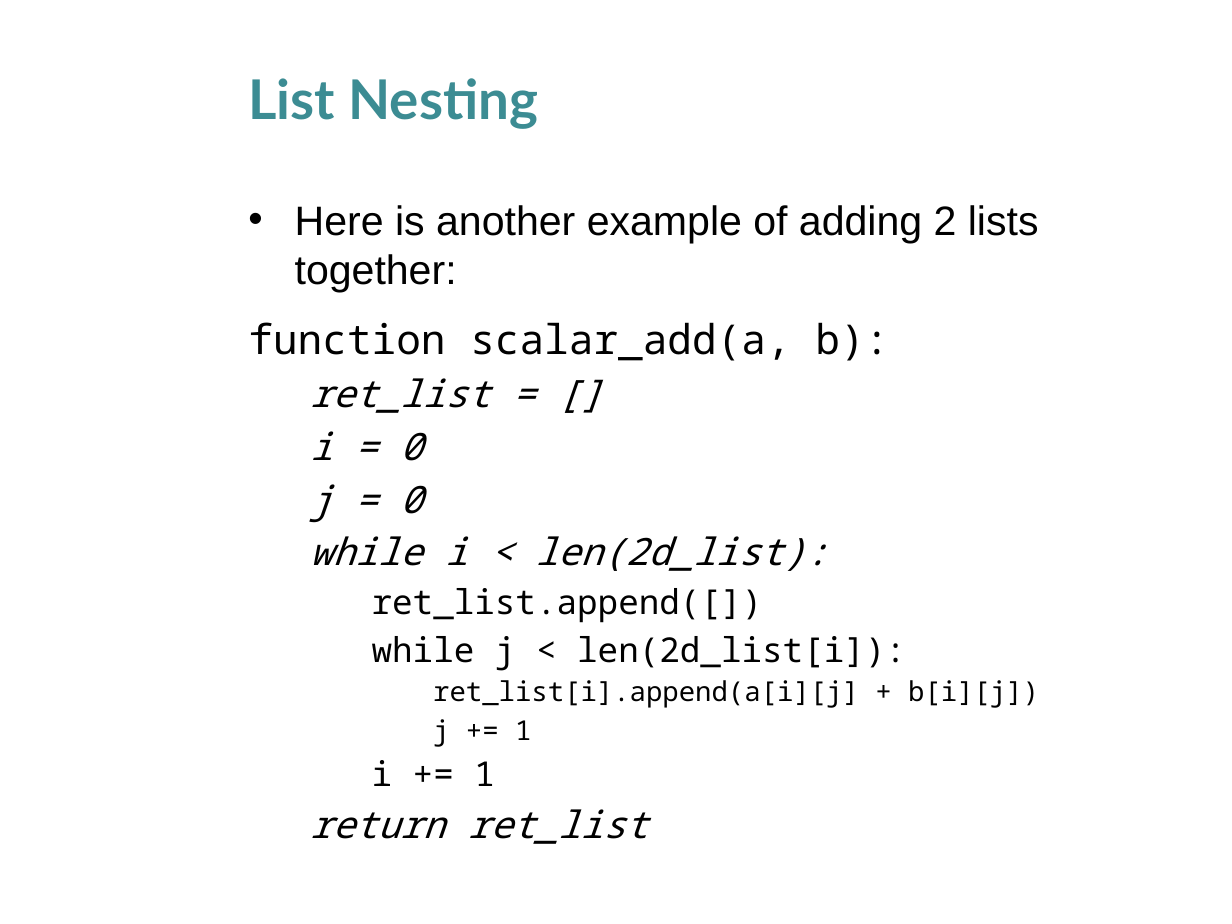
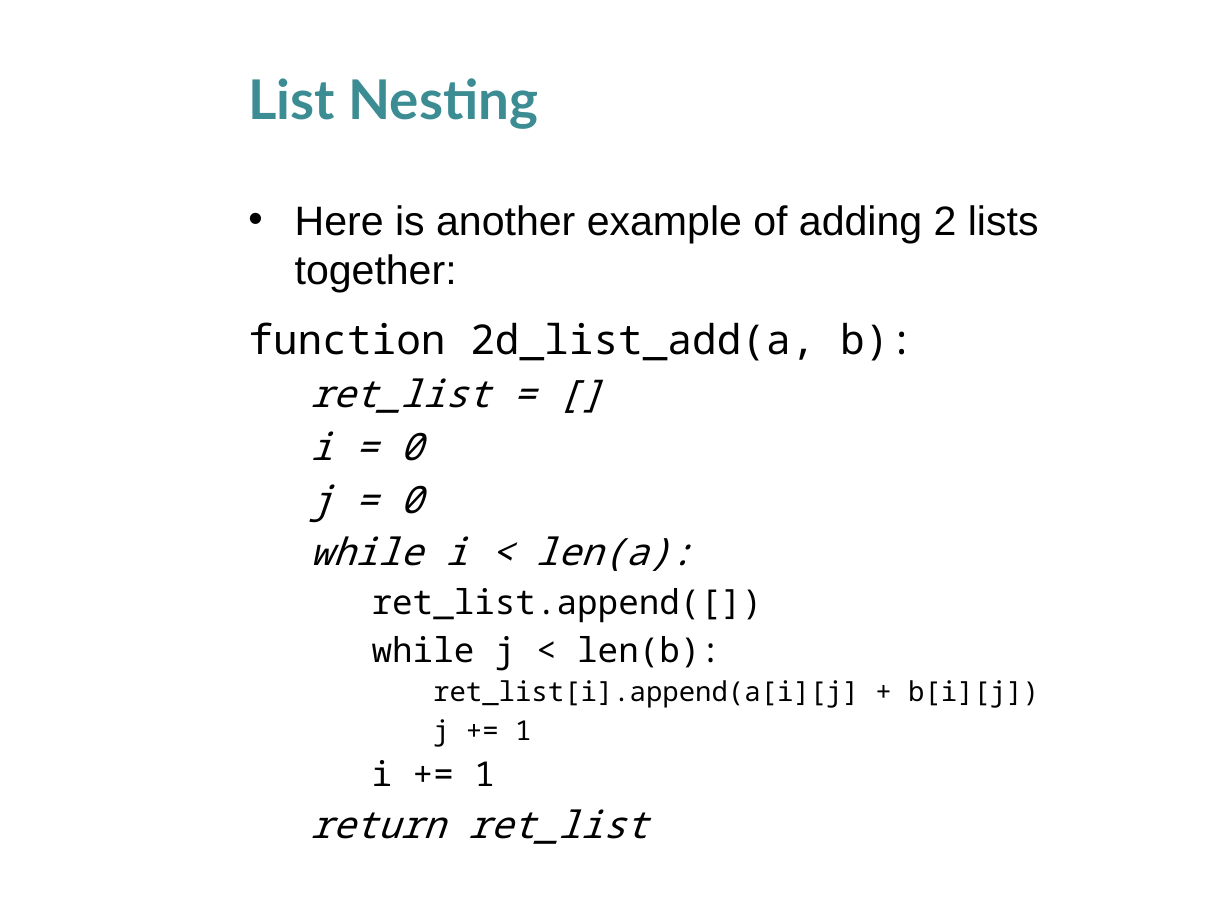
Before and after one commit to husathap/husathap.github.io, a slide deck: slide 13 of teaching/f15_cpsc217/Week_9_1.pptx. Drawn at 1232x924 pixels with LibreOffice and Linux fonts; fonts in the diff are those of the drawing; background and template pictures are left out. Boxes give left, top, right and bottom in pixels: in the first picture for what was removed or moved away, otherwise in the second. Text is boxed around its words. In the diff, an @@ line names an element or a change of style, - is before the commit and + after.

```diff
--- a/teaching/f15_cpsc217/Week_9_1.pptx
+++ b/teaching/f15_cpsc217/Week_9_1.pptx
@@ text at <box>248,322,914,361</box>: text changed @@
-function scalar_add(a, b):
+function 2d_list_add(a, b):
@@ text at <box>310,536,693,571</box>: text changed @@
-  while i < len(2d_list):
+  while i < len(a):
@@ text at <box>372,636,721,671</box>: text changed @@
-    while j < len(2d_list[i]):
+    while j < len(b):
```
Also in this commit, not shown: 3 other files.
